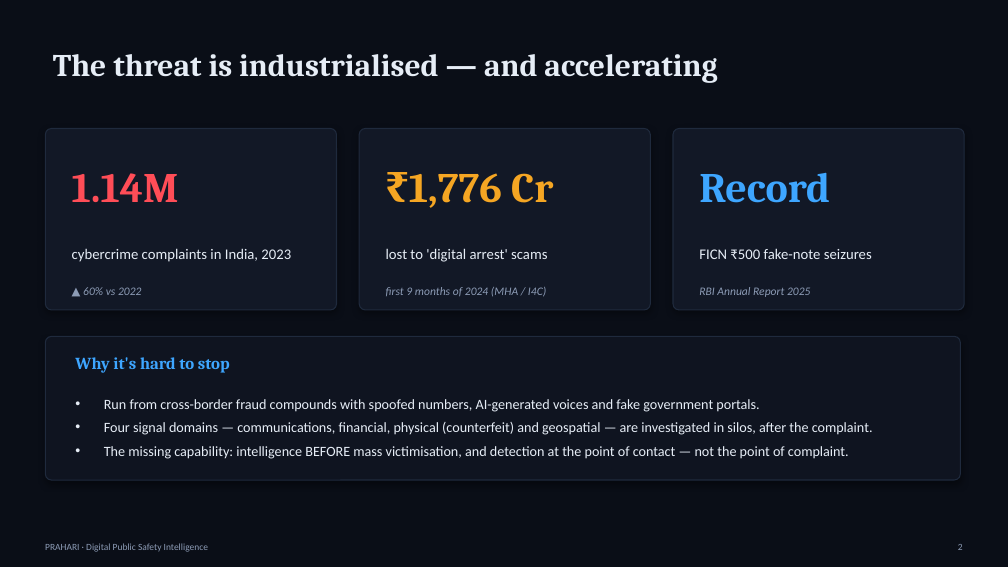
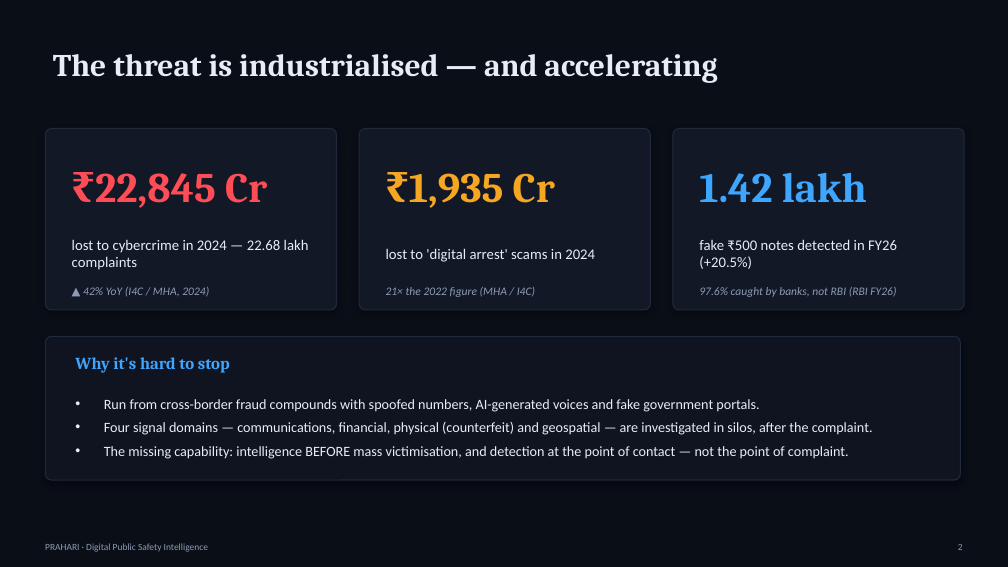
Before and after one commit to Ravianshu19/AI-for-Digital-Public-Safety, a slide deck: slide 2 of docs/Prahari_Pitch_Deck.pptx. Drawn at 1008x567 pixels with LibreOffice and Linux fonts; fonts in the diff are those of the drawing. Boxes give left, top, right and bottom in pixels: in the first picture for what was removed or moved away, otherwise in the second. Text is boxed around its words. In the diff, an @@ line names an element or a change of style, - is before the commit and + after.

```diff
--- a/docs/Prahari_Pitch_Deck.pptx
+++ b/docs/Prahari_Pitch_Deck.pptx
@@ text at [95,173,267,208]: text changed @@
-1.14M
+₹22,845 Cr
@@ text at [409,173,555,208]: text changed @@
-₹1,776 Cr
+₹1,935 Cr
@@ text at [699,173,867,203]: text changed @@
-Record
+1.42 lakh
@@ text at [72,239,309,270]: text changed @@
-cybercrime complaints in India, 2023
+lost to cybercrime in 2024 — 22.68 lakh complaints
@@ text at [699,239,897,269]: text changed @@
-FICN ₹500 fake-note seizures
+fake ₹500 notes detected in FY26 (+20.5%)
@@ text at [386,248,595,262]: text changed @@
-lost to 'digital arrest' scams
+lost to 'digital arrest' scams in 2024
@@ text at [83,287,209,297]: text changed @@
-▲ 60% vs 2022
+▲ 42% YoY (I4C / MHA, 2024)
@@ text at [386,287,535,297]: text changed @@
-first 9 months of 2024 (MHA / I4C)
+21× the 2022 figure (MHA / I4C)
@@ text at [699,287,896,297]: text changed @@
-RBI Annual Report 2025
+97.6% caught by banks, not RBI (RBI FY26)
```
Also in this commit, not shown: 1 other slide changed, 16 other files.
